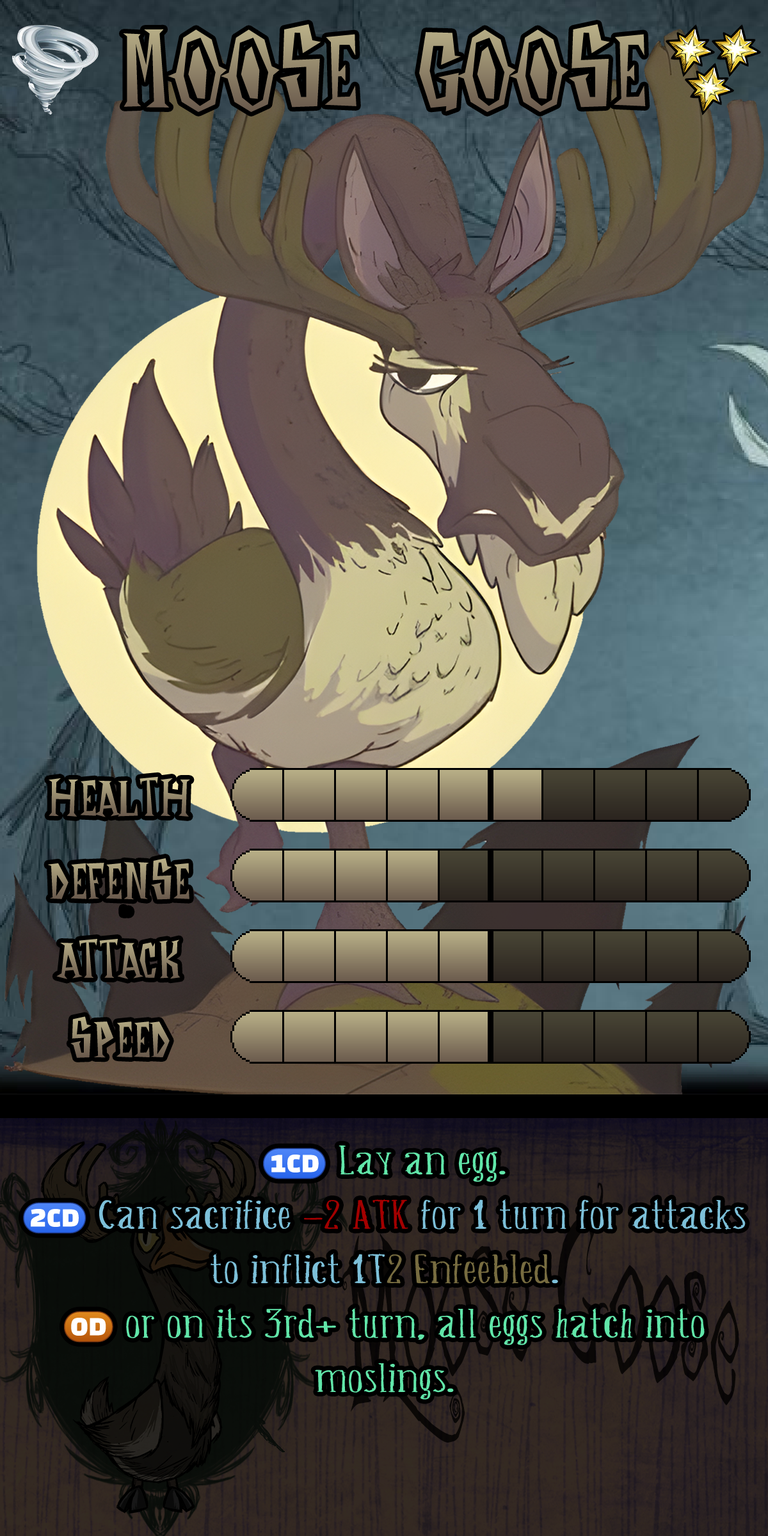
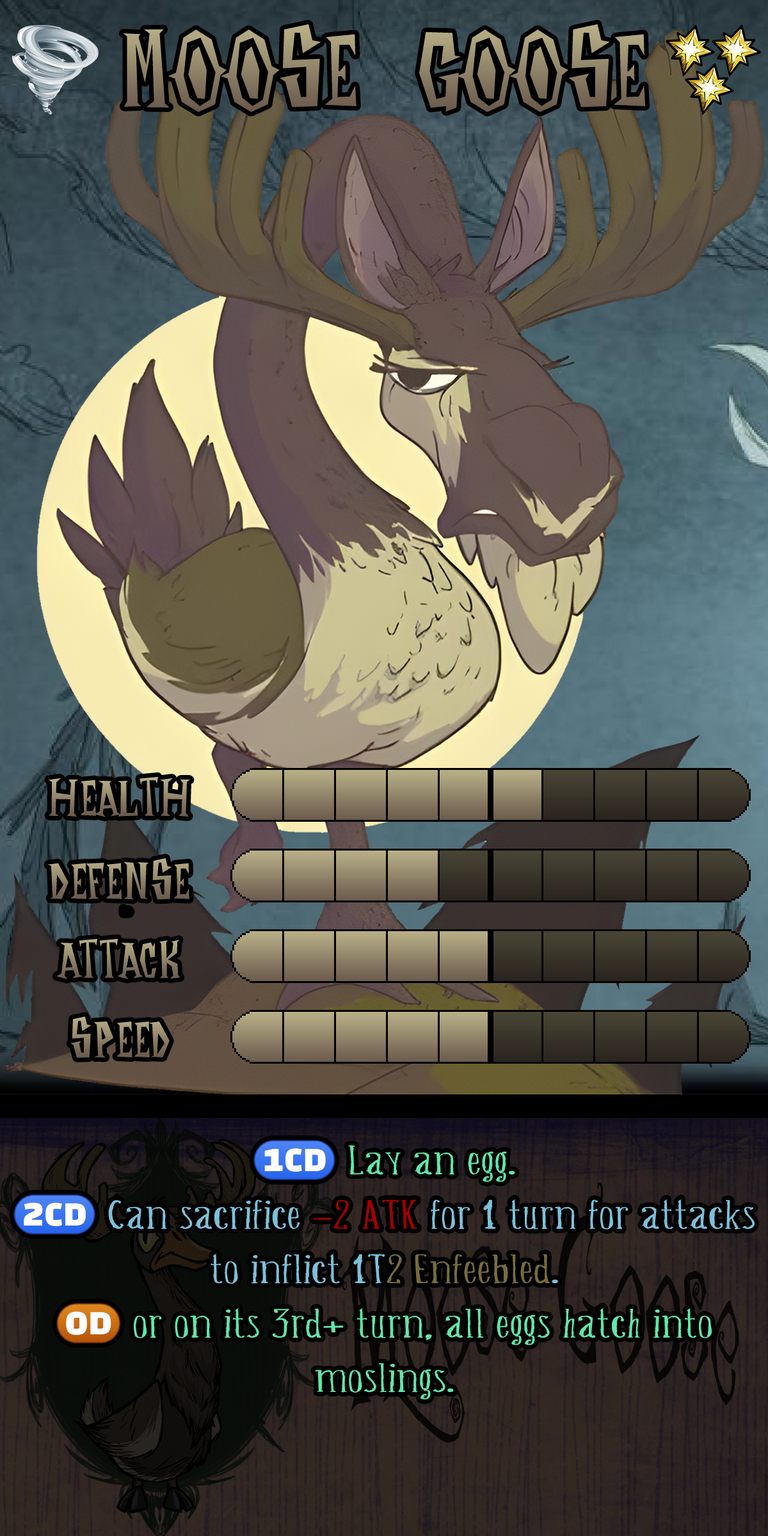
The second 768 × 1536 image is a revision of the first. Changes to its layers:
painted on "Ability" over [left=13, top=1139, right=755, bottom=1346]
